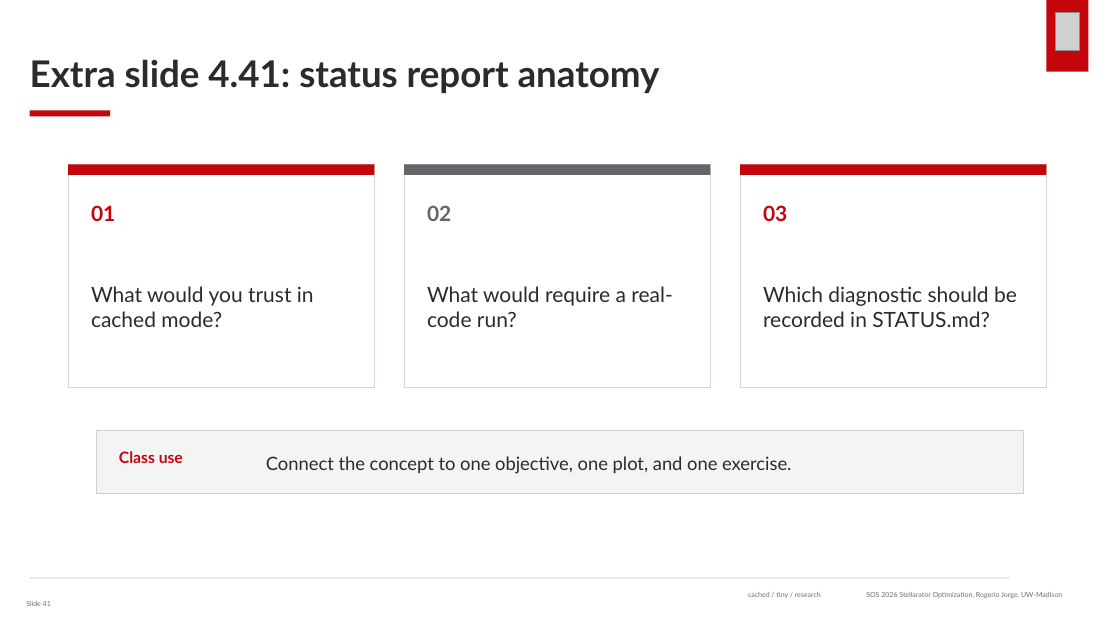
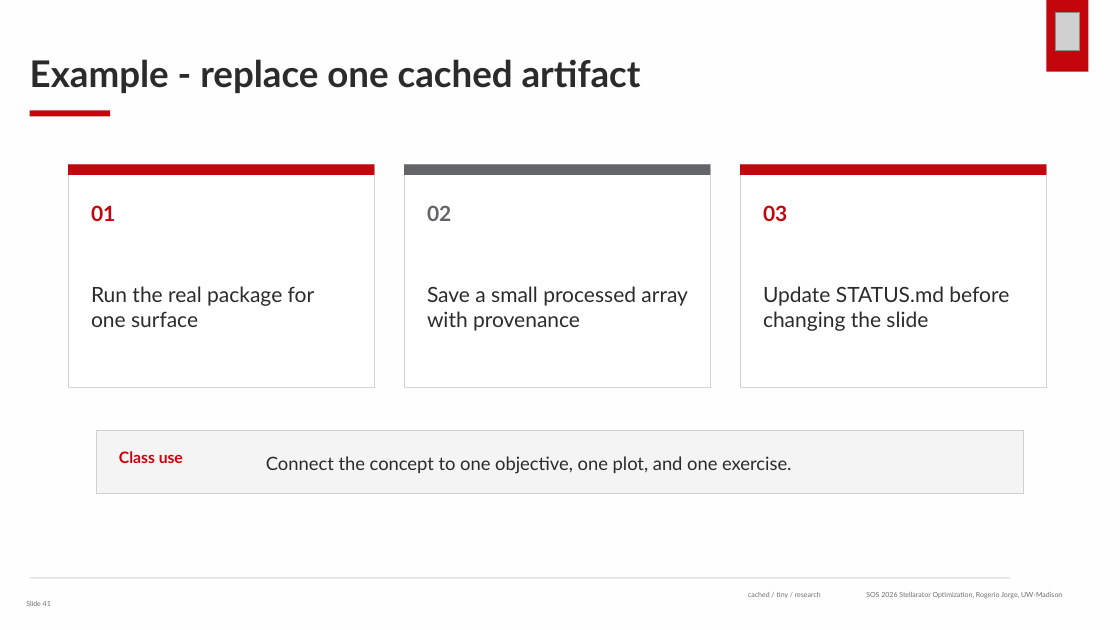
Before and after one commit to rogeriojorge/sos2026-rjorge-stellarator-optimization, a slide deck: slide 41 of slides/pptx/lecture_4_integrated_workflow.pptx. Drawn at 1120x630 pixels with LibreOffice and Linux fonts; fonts in the diff are those of the drawing; grey boxes stand for pictures. Boxes give left, top, right and bottom in pixels: in the first picture for what was removed or moved away, otherwise in the second. Text is boxed around its words. In the diff, an @@ line names an element or a change of style, - is before the commit and + after.

```diff
--- a/slides/pptx/lecture_4_integrated_workflow.pptx
+++ b/slides/pptx/lecture_4_integrated_workflow.pptx
@@ rectangle added at (0,0,1120,630), fill #FEFEFE @@
@@ text at (30,59,641,93): text changed @@
-Extra slide 4.41: status report anatomy
+Example - replace one cached artifact
@@ text at (91,286,315,327): text changed @@
-What would you trust in cached mode?
+Run the real package for one surface
@@ text at (427,286,688,331): text changed @@
-What would require a real-code run?
+Save a small processed array with provenance
@@ text at (763,286,1009,331): text changed @@
-Which diagnostic should be recorded in STATUS.md?
+Update STATUS.md before changing the slide
```
Also in this commit, not shown: 29 other slides changed, 7 slides added, 7 slides removed, 38 other files.
